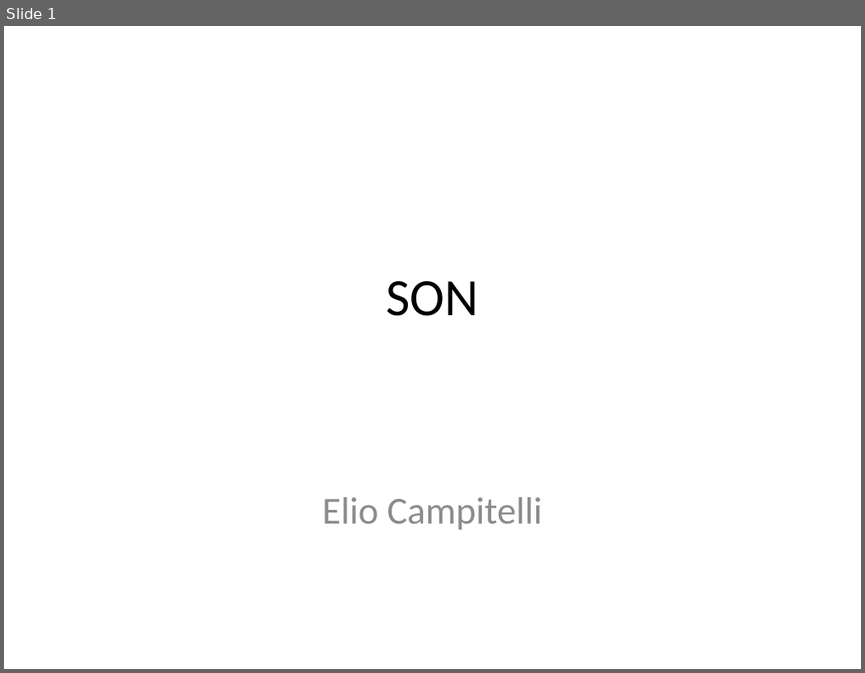
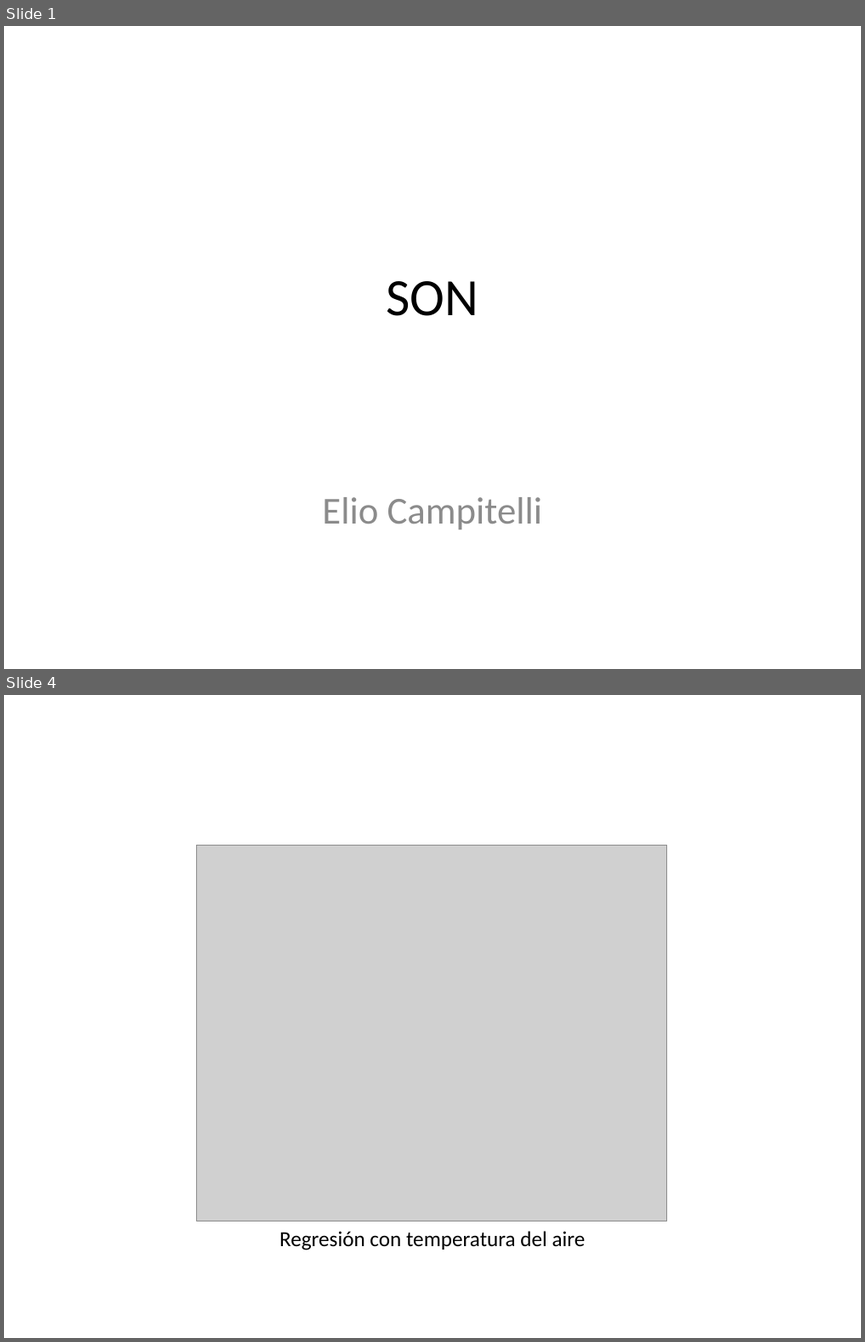
Before and after one commit to eliocamp/onda3, a slide deck: 23-mas_SON.pptx. Shown one above the other, each under a label of ours: slide 1 before the commit, slides 1 and 4 after it; the slides between them are not shown. The pictures are 865x673 and 865x1342 pixels, drawn with LibreOffice and Linux fonts; fonts in the diff are those of the drawing; grey boxes stand for pictures. Boxes give left, top, right and bottom in pixels: in the first picture for what was removed or moved away, otherwise in the second. Text is boxed around its words. In the diff, an @@ line names an element or a change of style, - is before the commit and + after.

```diff
--- a/23-mas_SON.pptx
+++ b/23-mas_SON.pptx
@@ slide 4 added at (4, 695, 861, 1338), background #FFFFFF @@
@@ picture added at (197, 845, 667, 1221) @@
@@ text added at (279, 1231, 585, 1250), 18 pt, text #000000 @@
+Regresión con temperatura del aire
```
Also in this commit, not shown: 4 other slides added, 3 slides removed, 1 other file.
